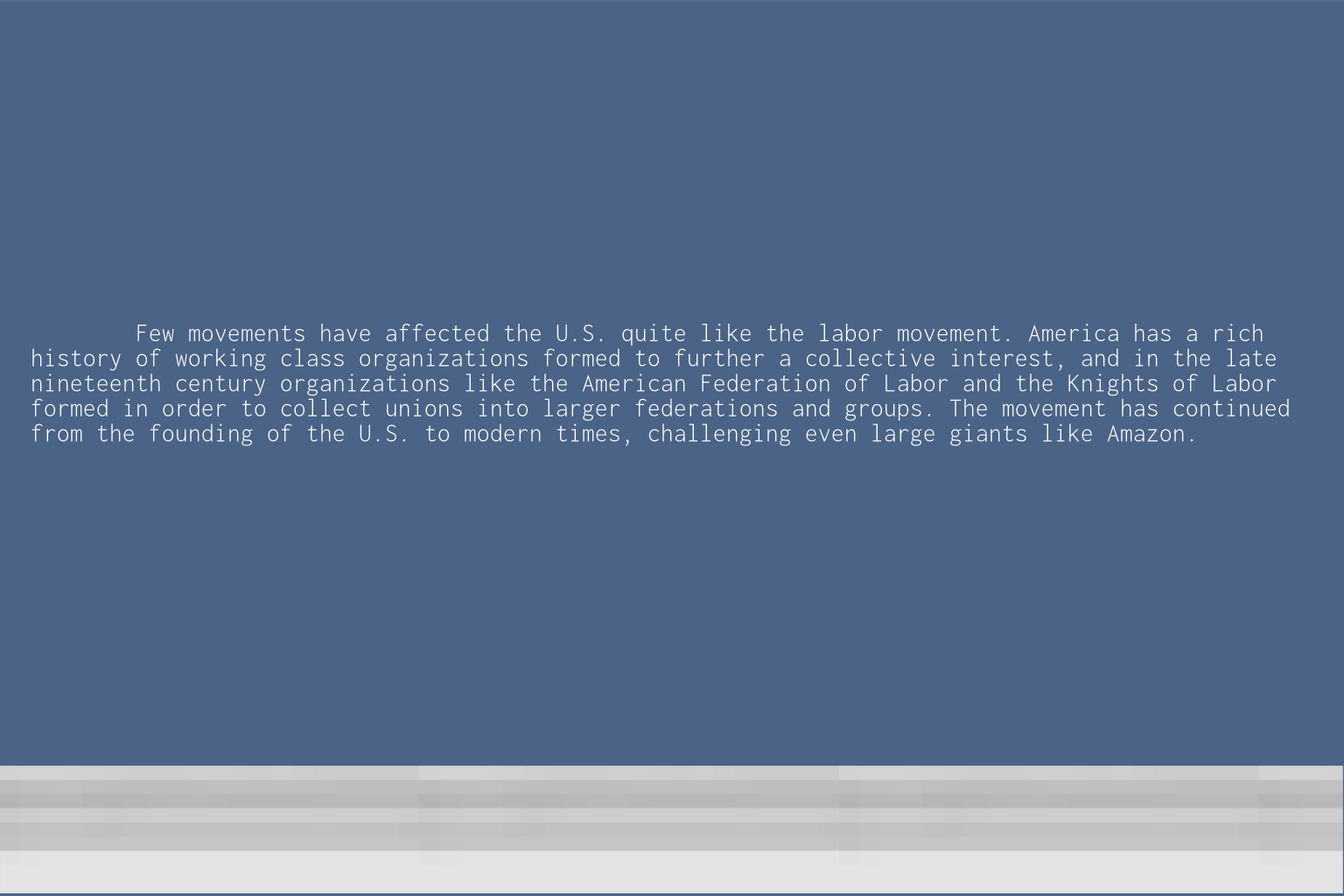
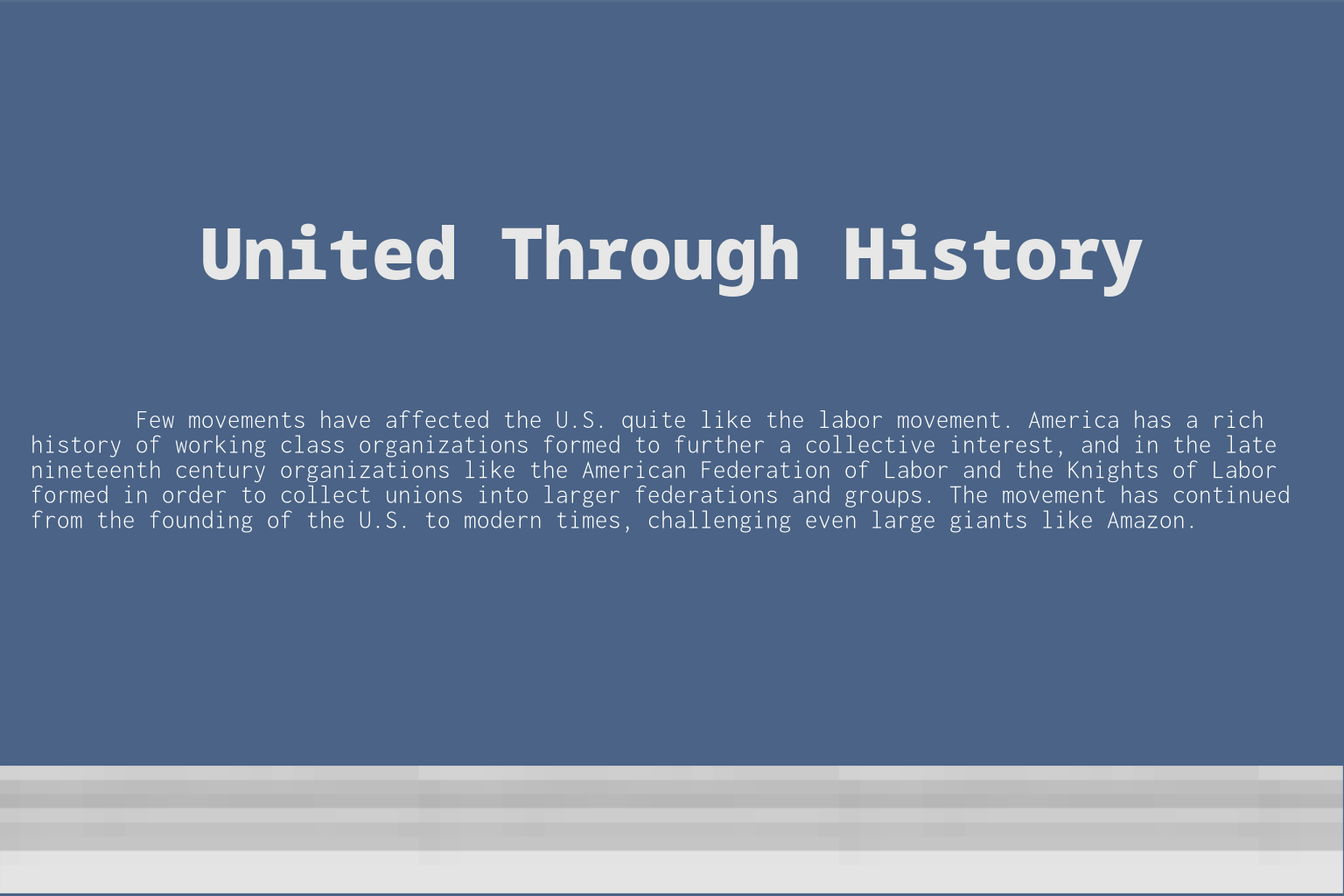
Revision of a layered 1344px x 896px image; what changed, layer by layer:
added layer "United Through History" above "Few movements have affected t..." over <box>202,223,1143,297</box>
painted on "Few movements have affected t..." over <box>31,323,1289,533</box>
